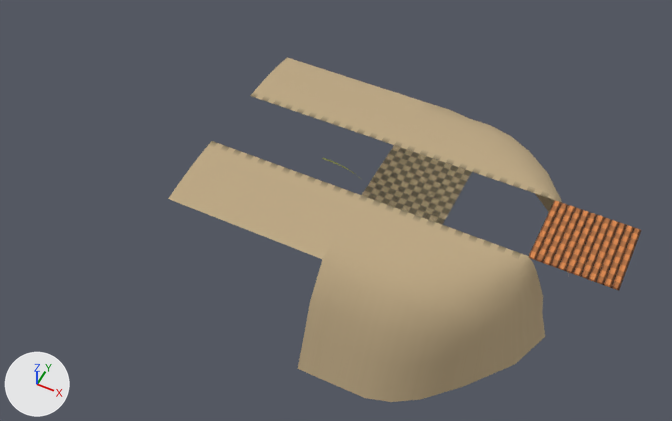
A saved change to the glTF model client/res/bridgeworld.glb.
Both versions are drawn from a camera (50 mm lens) standing at (155.6, -180.7, 182.4) and looking at (72.8, -15.2, -24.5). Every picture has the same lights, and +X, +Y and +Z are marked at lower left. Vertices at the same position are counted once.

In view in the first picture: 'field_beach_grass', 'field_beach_hill', 'tile_beach', 'tile_bridge'.
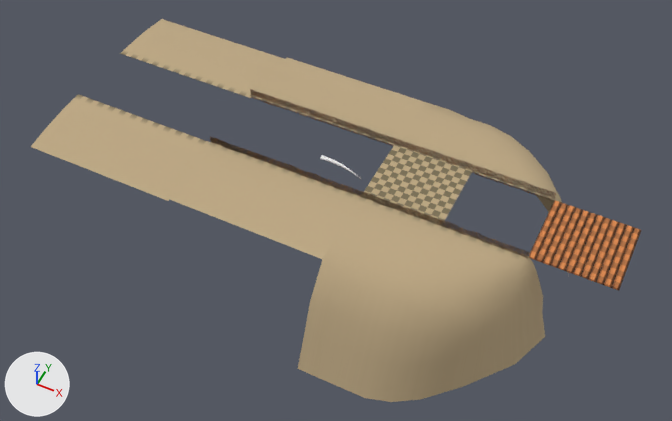
Changed parts and their boxes (x1, y1, x2, y2) in the pictures (672 x 421 px):
'field_beach', added: after (31, 19, 285, 201)
'tile_beach', surface changed (brown to beige): (362, 145, 472, 225) in both
part 1 of me_plane_003, added (brown): after (210, 137, 361, 196)
part 2 of me_plane_003, added (brown): after (250, 89, 395, 146)
part 3 of me_plane_001, added (brown): after (360, 191, 529, 259)
part 4 of me_plane_001, added (brown): after (395, 138, 556, 201)

Patch to the scene script:
```diff
--- a/client/res/bridgeworld.glb.py
+++ b/client/res/bridgeworld.glb.py
@@ img_fence_temp_tx @@
+img_fence_temp_tx = load_image('fence_temp_tx', '_unpacked/fence_temp_tx', 128, 1024, 'sRGB')
@@ img_norm_001 @@
+img_norm_001 = load_image('norm.001', '_unpacked/norm.001', 512, 512, 'Non-Color')
@@ mat_material_001 @@
 n4 = _N.new('ShaderNodeTexImage'); n4.name = 'Image Texture.001'
-n4.image = img_norm
+n4.image = img_norm_001
 _L.new(n0.outputs[0], n1.inputs[0])  # 'BSDF' to 'Surface'
@@ mat_material_018 @@
+mat_material_018 = bpy.data.materials.new('Material.018')
+# uses the picture img_fence_temp_tx
+# uses the picture img_norm
@@ mat_material_004 @@
+mat_material_004 = bpy.data.materials.new('Material.004')
+# uses the picture img_fence_temp_tx
+# uses the picture img_norm
@@ mat_material_019 @@
+mat_material_019 = bpy.data.materials.new('Material.019')
+# uses the picture img_untitled
+# uses the picture img_untitled_1
@@ me_plane_003 @@
 # used by ob_field_beach_grass; location = (60.0, -11.0, -5.8)
-me_plane_003.from_pydata(...)  # 28 vertices, 24 faces; spans x -24.0..24.0, y -34.4..34.4, z -2.1..0.0
+me_plane_003.from_pydata(...)  # 668 vertices, 980 faces; spans x -24.0..24.0, y -34.4..34.4, z -2.1..2.3
+# me_plane_003 part 1: a new loose piece of 320 vertices spanning x -24.0..24.0, y -11.9..-11.3, z -1.1..2.2, in mat_material_004
+# me_plane_003 part 2: a new loose piece of 320 vertices spanning x -24.0..24.0, y 11.2..11.9, z -1.1..2.3, in mat_material_004
 me_plane_003.materials.append(mat_material_007)
+me_plane_003.materials.append(mat_material_004)
@@ me_plane_001 @@
 # used by ob_field_beach_hill; location = (108.0, -11.0, -5.8)
-me_plane_001.from_pydata(...)  # 176 vertices, 284 faces; spans x -24.0..33.8, y -50.3..50.3, z -32.4..0.0
+me_plane_001.from_pydata(...)  # 816 vertices, 1240 faces; spans x -24.0..33.8, y -50.3..50.3, z -32.4..2.3
+# me_plane_001 part 3: a new loose piece of 320 vertices spanning x -24.0..24.0, y -11.9..-11.3, z -1.1..2.2, in mat_material_018
+# me_plane_001 part 4: a new loose piece of 320 vertices spanning x -24.0..24.0, y 11.2..11.9, z -1.1..2.3, in mat_material_018
 me_plane_001.materials.append(mat_material_007)
+me_plane_001.materials.append(mat_material_018)
@@ me_plane_010 @@
+me_plane_010.from_pydata(...)  # 348 vertices, 340 faces; spans x -24.0..24.0, y -34.4..34.4, z -2.1..0.0
+# faces by material slot: [24, 316]
+me_plane_010.materials.append(mat_material_019)
+me_plane_010.materials.append(mat_material_018)
@@ ob_field_beach @@
+ob_field_beach = bpy.data.objects.new('field_beach', me_plane_010)
+ob_field_beach.location = (12.0, -11.0, -6.7)
```
